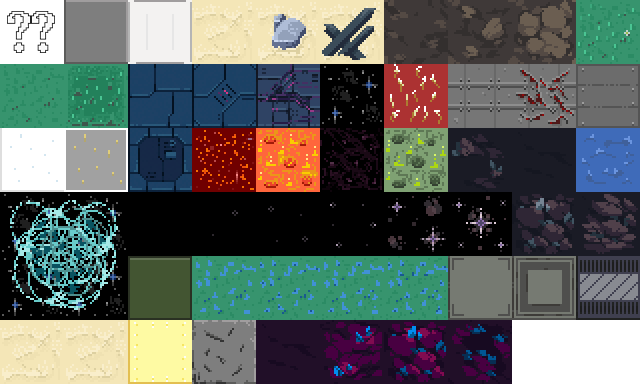
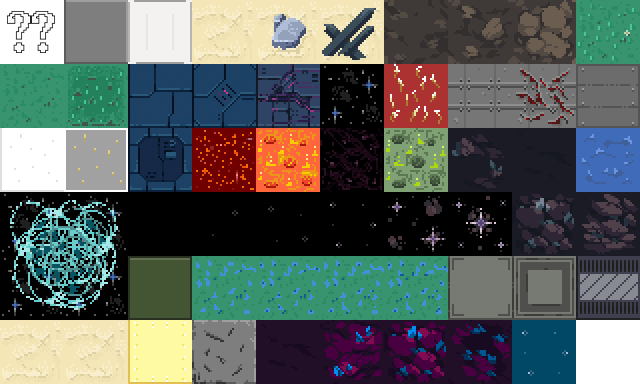
Comparing the layer stacks of the two 640 × 384 images. Changes:
added layer "Layer 1" above "floor-dirt-rock" over [512, 320, 576, 384]
added layer "floor-galaxy-protected" above "floor-galaxy-blue" over [512, 320, 576, 384]
